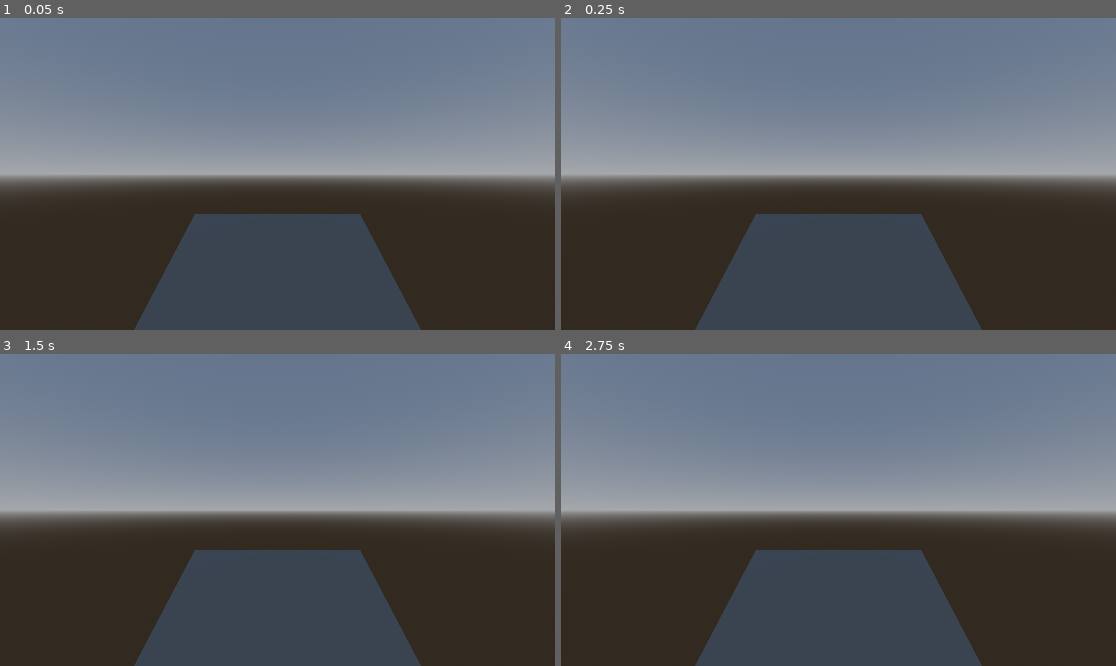
Above: before the commit, frames 1-4 (two rows, left to right).
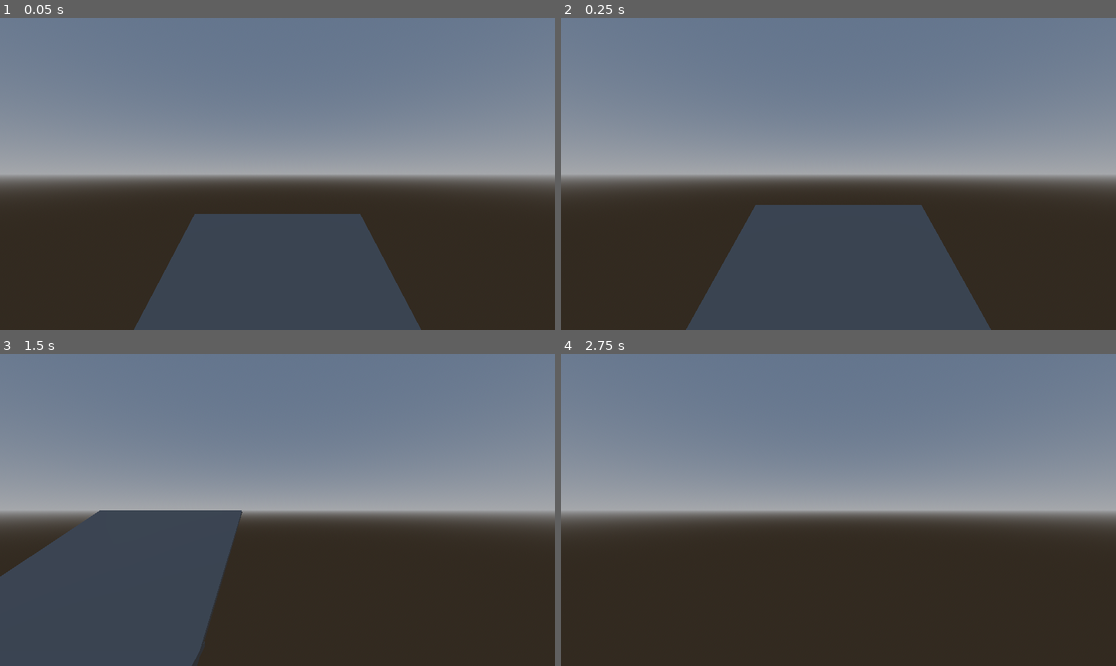
Above: after the commit, the same moments.

Repository: william-v4/silirpg
Game: Godot game, scene res://testmap.tscn
Two runs of this game, one before a commit and one after it. Both use one fixed random seed, a clock stepped at 60 frames per second and the inputs below. The project has no main scene, so this scene is started directly.
Inputs:
- Up to frame 1 (0.05 s): no input
- Up to frame 2 (0.25 s): no input
- Up to frame 3 (1.5 s): hold D (right) 0.53-1.28 s; tap Space (jump) at 0.6, 0.77, 1.07, 1.35 s; hold S (backward, bound only after the commit) from 1.28 s (still down)
- Up to frame 4 (2.75 s): tap Space (jump) at 1.52, 1.82, 2.1 s; release S (backward, bound only after the commit) at 2.03 s; hold D (right) from 2.03 s (still down)

The runs differ from the first frame. In frame 1, less than 0.1% of the frame differs, in the area x 24-76%, y 63-100%; in frame 2, 1.9%; in frame 3, 26%, in the area x 0-76%, y 50-100%; in frame 4, 15%.

Commit message:
moved scripts to folder and added wasd+space movement

Diff:
--- a/player.tscn
+++ b/player.tscn
@@ -1,10 +1,13 @@
-[gd_scene load_steps=3 format=3 uid="uid://dduvx6o0kigcy"]
+[gd_scene load_steps=4 format=3 uid="uid://dduvx6o0kigcy"]
+
+[ext_resource type="Script" path="res://scripts/player.gd" id="1_3pt3x"]
 
 [sub_resource type="CapsuleShape3D" id="CapsuleShape3D_j2l5r"]
 
 [sub_resource type="CapsuleMesh" id="CapsuleMesh_i7htu"]
 
 [node name="CharacterBody3D" type="CharacterBody3D"]
+script = ExtResource("1_3pt3x")
 
 [node name="CollisionShape3D" type="CollisionShape3D" parent="."]
 shape = SubResource("CapsuleShape3D_j2l5r")
--- a/project.godot
+++ b/project.godot
@@ -21,7 +21,7 @@
 "events": [Object(InputEventKey,"resource_local_to_scene":false,"resource_name":"","device":-1,"window_id":0,"alt_press …(192 unchanged characters)…
 ]
 }
-back={
+backward={
 "deadzone": 0.5,
 "events": [Object(InputEventKey,"resource_local_to_scene":false,"resource_name":"","device":-1,"window_id":0,"alt_press …(192 unchanged characters)…
 ]
--- /dev/null
+++ b/scripts/player.gd
@@ -0,0 +1,28 @@
+extends CharacterBody3D
+
+
+const SPEED = 5.0
+const JUMP_VELOCITY = 4.5
+
+
+func _physics_process(delta: float) -> void:
+	# Add the gravity.
+	if not is_on_floor():
+		velocity += get_gravity() * delta
+
+	# Handle jump.
+	if Input.is_action_just_pressed("jump") and is_on_floor():
+		velocity.y = JUMP_VELOCITY
+
+	# Get the input direction and handle the movement/deceleration.
+	# As good practice, you should replace UI actions with custom gameplay actions.
+	var input_dir := Input.get_vector("left", "right", "forward", "backward")
+	var direction := (transform.basis * Vector3(input_dir.x, 0, input_dir.y)).normalized()
+	if direction:
+		velocity.x = direction.x * SPEED
+		velocity.z = direction.z * SPEED
+	else:
+		velocity.x = move_toward(velocity.x, 0, SPEED)
+		velocity.z = move_toward(velocity.z, 0, SPEED)
+
+	move_and_slide()
